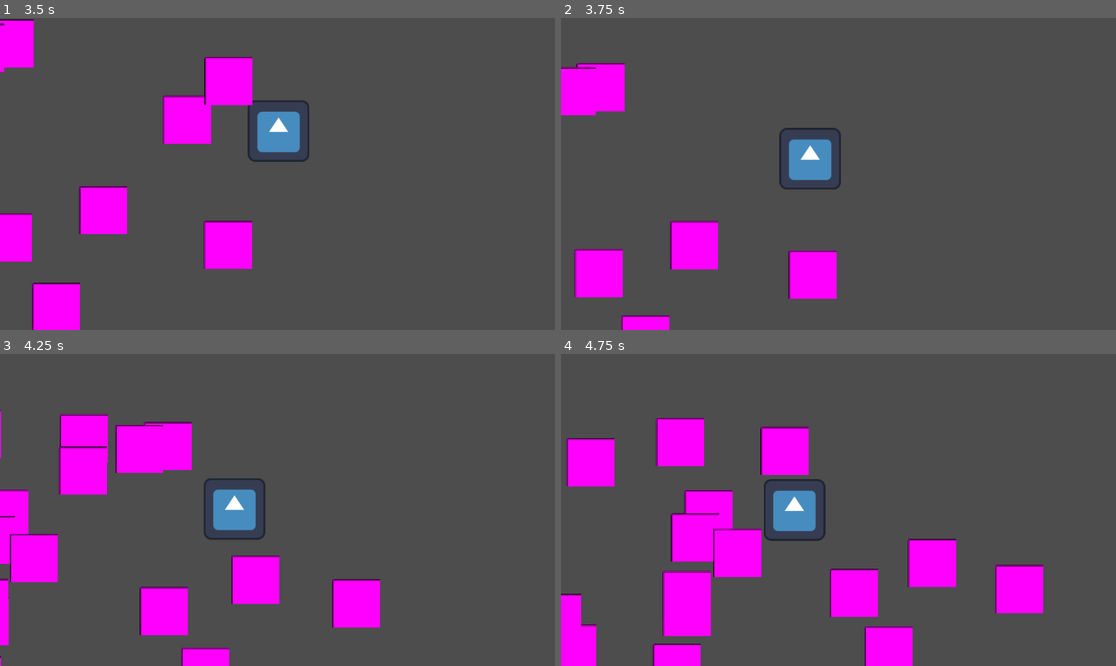
Above: before the commit, frames 1-4 (two rows, left to right).
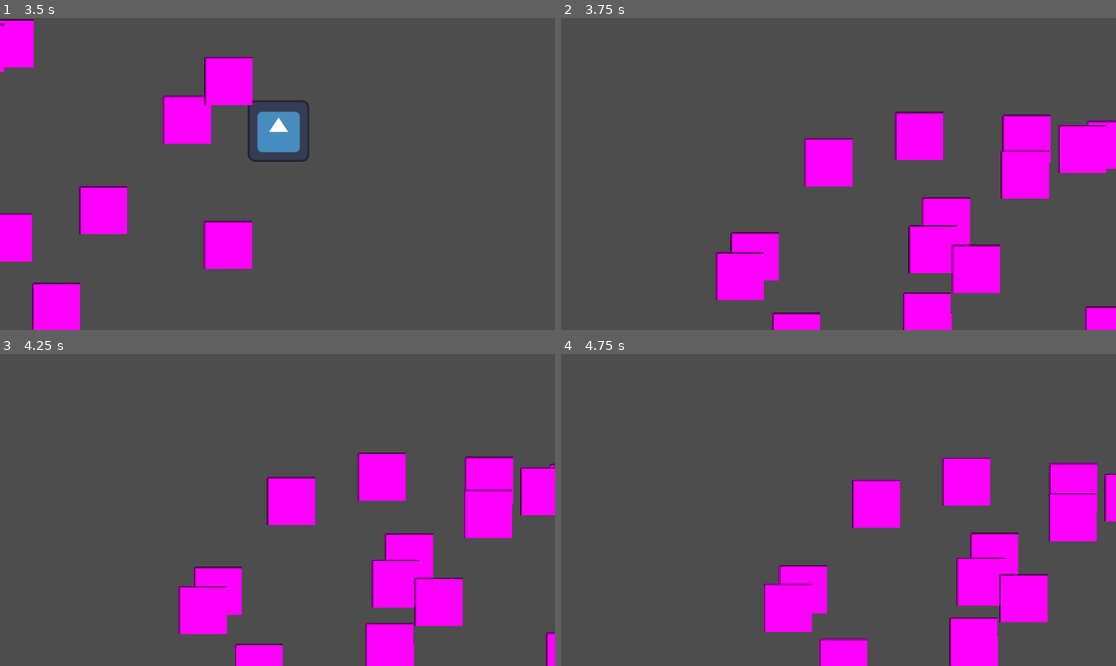
Above: after the commit, the same moments.

Repository: flowerFawn/XP-Based-Leveling
Game: Godot game, scene res://scenes/world.tscn
The game is run twice, just before and just after one commit, with the same random seed, the same clock (stepped at 60 frames per second) and the same inputs. The engine's default icon, where the game draws it, is replaced by a stand-in: a white triangle on a blue panel in a dark square.
Inputs:
- Up to frame 1 (3.5 s): tap Enter at 0.5 s; hold D (player_right) 0.53-1.28 s; hold S (player_down) 1.28-2.03 s; hold D (player_right) 2.03-2.78 s; hold W (player_up) from 2.78 s (still down)
- Up to frame 2 (3.75 s): release W (player_up) at 3.53 s; hold A (player_left) from 3.53 s (still down)
- Up to frame 3 (4.25 s): keep holding A (player_left)
- Up to frame 4 (4.75 s): keep holding A (player_left)

Frame 1 is identical in both runs. In frame 2, 21% of the frame differs, in the area x 0-100%, y 14-100%; in frame 3, 25%; in frame 4, 28%, in the area x 0-100%, y 20-100%.

Commit message:
basic system for spells
may require a complete overhaul at some point, uses awaits in the script rather than the timeout signal.
could somehow store the spell in the timer and reference that from the timeout signal function?

Diff:
--- /dev/null
+++ b/resources/spell/earthquake.tres
@@ -0,0 +1,8 @@
+[gd_resource type="Resource" script_class="SpellEarthquake" load_steps=2 format=3 uid="uid://dh4308dsgb1xc"]
+
+[ext_resource type="Script" uid="uid://dqtj3553eq3ci" path="res://scripts/resources/inherited resources/spells/earthquake.gd" id="1_n651w"]
+
+[resource]
+script = ExtResource("1_n651w")
+cooldown = 1.0
+metadata/_custom_type_script = "uid://dqtj3553eq3ci"
--- /dev/null
+++ b/resources/spell/test_spell.tres
@@ -0,0 +1,8 @@
+[gd_resource type="Resource" script_class="Spell" load_steps=2 format=3 uid="uid://cg8ak1255fvmy"]
+
+[ext_resource type="Script" uid="uid://c7qc8cmh1q51h" path="res://scripts/resources/base resources/spell.gd" id="1_vk4wj"]
+
+[resource]
+script = ExtResource("1_vk4wj")
+cooldown = 1.0
+metadata/_custom_type_script = "uid://c7qc8cmh1q51h"
--- a/scripts/character.gd
+++ b/scripts/character.gd
@@ -2,6 +2,12 @@
 class_name Player
 var speed:int = 500
 var active_health:float = 100
+
+var spells:Array[Spell] = []
+var casting_spells:bool = true
+
+func _ready() -> void:
+	add_spell(preload("uid://dh4308dsgb1xc"))
 
 func _physics_process(delta: float) -> void:
 	var movement_vector = speed * get_direction()
@@ -22,4 +28,21 @@
 
 func die():
 	print("You died! sucks to suck buddy")
+	queue_free()
 #endregion
+
+#region SPELLS
+func add_spell(spell:Spell) -> void:
+	spell.cast(self)
+	spells.append(spell)
+	if spell.cooldown != 0:
+		loop_spell(spell)
+
+func loop_spell(spell:Spell) -> void:
+	var spell_timer: Timer = Timer.new()
+	add_child(spell_timer)
+	while casting_spells:
+		spell_timer.start(spell.cooldown)
+		await spell_timer.timeout
+		spell.cast(self)
+#endregion
--- a/scripts/enemy.gd
+++ b/scripts/enemy.gd
@@ -34,7 +34,7 @@
 	if body.is_in_group(&"Player"):
 		var player:Player = body
 		player.take_damage(enemy_type.contact_damage)
-		queue_free()
+		die()
 #endregion
 #region MOVEMENT
 func move(velocity:Vector2) -> void:
@@ -55,9 +55,21 @@
 
 func intialise_enemy() -> void:
 	active_speed = enemy_type.speed
+	active_health = enemy_type.base_health
 	node_collision.shape = enemy_type.collision
 	node_sprite.texture = enemy_type.sprite
 
 
 	connect("body_entered", collision_entered)
 #endregion
+
+#region HEALTH
+func take_damage(amount:float) -> void:
+	active_health -= amount
+	if active_health <= 0:
+		die()
+
+func die() -> void:
+	queue_free()
+
+#endregion
--- /dev/null
+++ b/scripts/resources/base resources/spell.gd
@@ -0,0 +1,18 @@
+extends Resource
+class_name Spell
+##Time in seconds between the cast being called. if this is set to 0, it will only be cast once
+@export var cooldown:float
+
+func cast(player:Player) -> void:
+	print("A")
+
+
+#region FOROTHERSPELLS
+func get_shapecast_colliders(shapecast:ShapeCast2D) -> Array[Node2D]:
+	var collider_array:Array[Node2D] = []
+	for n in range(0, shapecast.get_collision_count()):
+		collider_array.append(shapecast.get_collider(n))
+	return collider_array
+
+
+#endregion
--- /dev/null
+++ b/scripts/resources/inherited resources/spells/earthquake.gd
@@ -0,0 +1,18 @@
+extends Spell
+class_name SpellEarthquake
+
+func cast(player:Player) -> void:
+	var shapecast:ShapeCast2D = ShapeCast2D.new()
+	shapecast.shape = CircleShape2D.new()
+	shapecast.shape.radius = 200
+	shapecast.target_position = Vector2.ZERO
+	shapecast.set_collision_mask_value(2, true)
+	shapecast.collide_with_areas = true
+	shapecast.collide_with_bodies = false
+	player.add_child(shapecast)
+	shapecast.force_shapecast_update()
+	print("B")
+	for enemy:Enemy in get_shapecast_colliders(shapecast):
+		print("A")
+		enemy.take_damage(4)
+	shapecast.queue_free()
Not shown, added: scripts/resources/base resources/spell.gd.uid
Not shown, added: scripts/resources/inherited resources/spells/earthquake.gd.uid
